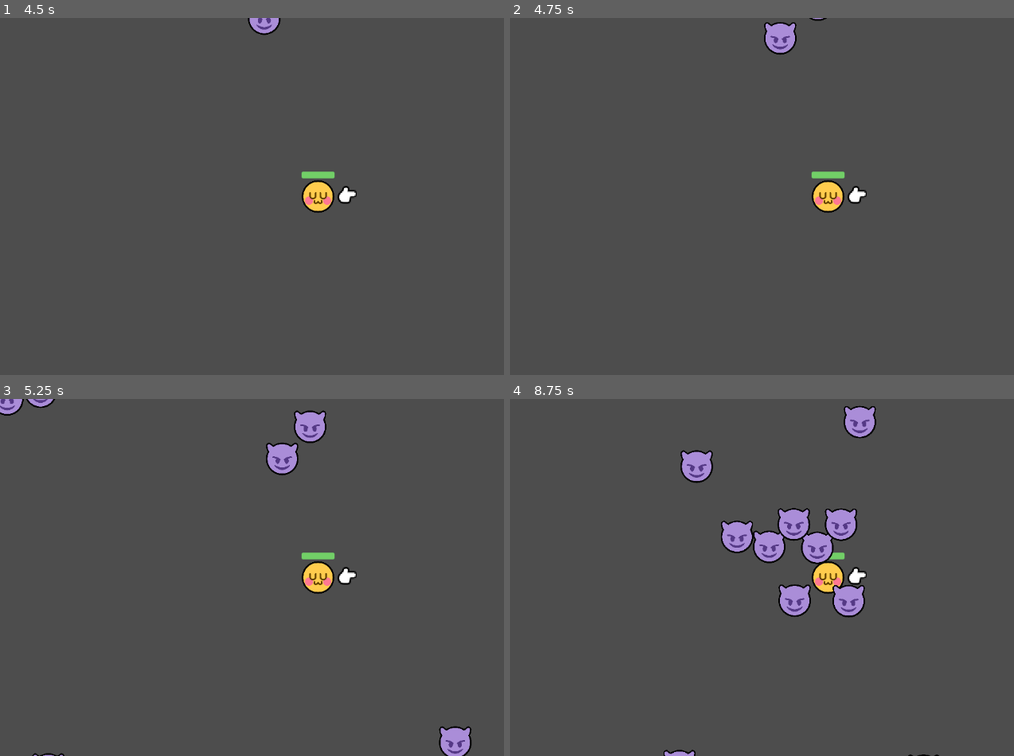
Above: before the commit, frames 1-4 (two rows, left to right).
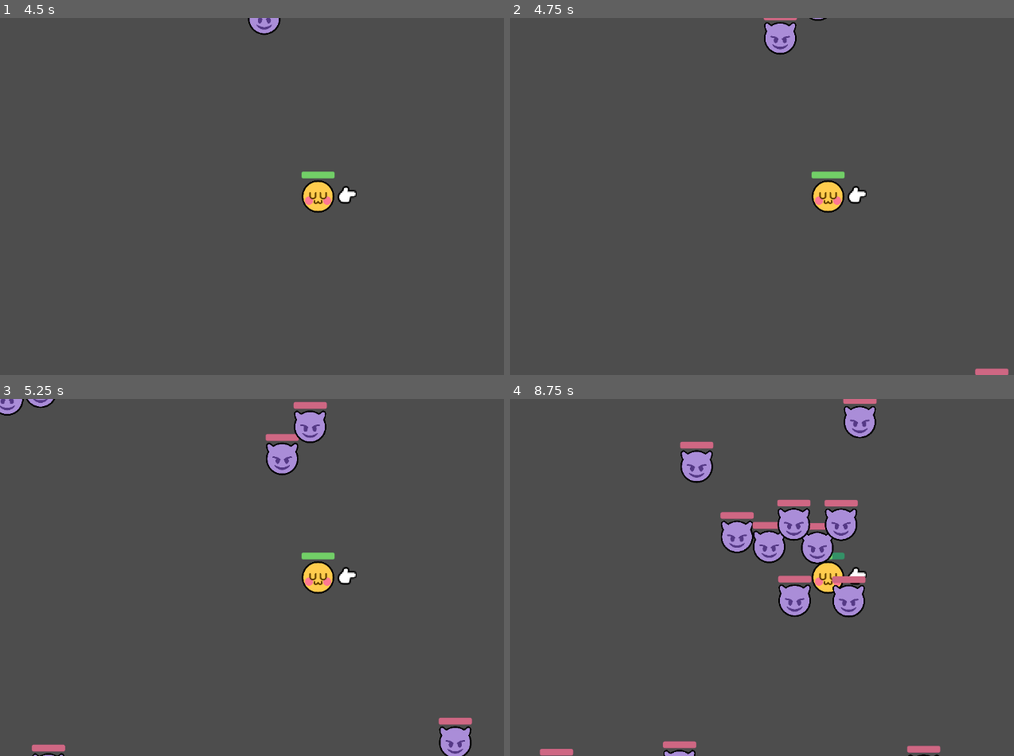
Above: after the commit, the same moments.

Repository: chlorinelungs/starblister
Game: Godot game, scene res://scenes/world-test.tscn
The game is run twice, just before and just after one commit, with the same random seed, the same clock (stepped at 60 frames per second) and the same inputs.
Inputs:
- Up to frame 1 (4.5 s): tap Enter at 0.5, 2, 3.5 s; tap Space at 1.25, 2.75, 4.25 s
- Up to frame 2 (4.75 s): no input
- Up to frame 3 (5.25 s): no input
- Up to frame 4 (8.75 s): no input

Frame 1 is identical in both runs. In frame 2, 0.2% of the frame differs, in the area x 50-99%, y 0-100%; in frame 3, 0.5%; in frame 4, 1.5%, in the area x 5-86%, y 0-100%.

Commit message:
added shooting, health mechaincs, and camera

Diff:
--- /dev/null
+++ b/Test.tscn
@@ -0,0 +1,10 @@
+[gd_scene load_steps=2 format=3 uid="uid://dnnka5th1gldj"]
+
+[ext_resource type="Texture2D" uid="uid://ocqr4kaowgws" path="res://icon.svg" id="1_mtyf4"]
+
+[node name="Node2D" type="Node2D"]
+
+[node name="Sprite2D" type="Sprite2D" parent="."]
+texture = ExtResource("1_mtyf4")
+
+[node name="Node2D" type="Node2D" parent="."]
--- /dev/null
+++ b/icon.svg
@@ -0,0 +1 @@
+<svg xmlns="http://www.w3.org/2000/svg" width="128" height="128"><rect width="124" height="124" x="2" y="2" fill="#363d52" stroke="#212532" stroke-width="4" rx="14"/><g fill="#fff" transform="translate(12.322 12.322)scale(.101)"><path d="M105 673v33q407 354 814 0v-33z"/><path fill="#478cbf" d="m105 673 152 14q12 1 15 14l4 67 132 10 8-61q2-11 15-15h162q13 4 15 15l8 61 132-10 4-67q3-13 15-14l152-14V427q30-39 56-81-35-59-83-108-43 20-82 47-40-37-88-64 7-51 8-102-59-28-123-42-26 43-46 89-49-7-98 0-20-46-46-89-64 14-123 42 1 51 8 102-48 27-88 64-39-27-82-47-48 49-83 108 26 42 56 81zm0 33v39c0 276 813 276 814 0v-39l-134 12-5 69q-2 10-14 13l-162 11q-12 0-16-11l-10-65H446l-10 65q-4 11-16 11l-162-11q-12-3-14-13l-5-69z"/><path d="M483 600c0 34 58 34 58 0v-86c0-34-58-34-58 0z"/><circle cx="725" cy="526" r="90"/><circle cx="299" cy="526" r="90"/></g><g fill="#414042" transform="translate(12.322 12.322)scale(.101)"><circle cx="307" cy="532" r="60"/><circle cx="717" cy="532" r="60"/></g></svg>
--- a/scenes/enemy.tscn
+++ b/scenes/enemy.tscn
@@ -29,7 +29,25 @@
 [sub_resource type="CircleShape2D" id="CircleShape2D_ykhq4"]
 radius = 30.0666
 
+[sub_resource type="StyleBoxFlat" id="StyleBoxFlat_wyf6b"]
+bg_color = Color(0.57, 0.2052, 0.42408, 1)
+corner_radius_top_left = 4
+corner_radius_top_right = 4
+corner_radius_bottom_right = 4
+corner_radius_bottom_left = 4
+
+[sub_resource type="StyleBoxFlat" id="StyleBoxFlat_kl3iy"]
+bg_color = Color(0.81, 0.405, 0.513, 1)
+border_color = Color(0.0993816, 0.00316196, 0.244959, 1)
+corner_radius_top_left = 3
+corner_radius_top_right = 3
+corner_radius_bottom_right = 3
+corner_radius_bottom_left = 3
+corner_detail = 4
+
 [node name="Enemy2D" type="CharacterBody2D"]
+collision_layer = 3
+collision_mask = 3
 script = ExtResource("1_vj54m")
 
 [node name="Imp" type="Sprite2D" parent="."]
@@ -43,3 +61,15 @@
 
 [node name="CollisionShape2D" type="CollisionShape2D" parent="."]
 shape = SubResource("CircleShape2D_ykhq4")
+
+[node name="HealthBar" type="ProgressBar" parent="."]
+unique_name_in_owner = true
+offset_left = -30.0
+offset_top = -45.0
+offset_right = 30.0
+offset_bottom = -33.0
+theme_override_styles/background = SubResource("StyleBoxFlat_wyf6b")
+theme_override_styles/fill = SubResource("StyleBoxFlat_kl3iy")
+max_value = 7.0
+value = 7.0
+show_percentage = false
--- a/scenes/player.tscn
+++ b/scenes/player.tscn
@@ -6,6 +6,9 @@
 
 [sub_resource type="CircleShape2D" id="CircleShape2D_1aqvw"]
 radius = 27.0
+
+[sub_resource type="CircleShape2D" id="CircleShape2D_iqsr3"]
+radius = 30.0
 
 [sub_resource type="StyleBoxFlat" id="StyleBoxFlat_rq8no"]
 bg_color = Color(0.2052, 0.57, 0.40584, 1)
@@ -22,9 +25,6 @@
 corner_radius_bottom_right = 3
 corner_radius_bottom_left = 3
 corner_detail = 4
-
-[sub_resource type="CircleShape2D" id="CircleShape2D_iqsr3"]
-radius = 29.0
 
 [node name="PlayerNode2D" type="CharacterBody2D"]
 script = ExtResource("1_wagvw")
@@ -58,7 +58,16 @@
 position = Vector2(-0.000100966, -15.0424)
 rotation = -1.57079
 
-[node name="HealthBar" type="ProgressBar" parent="."]
+[node name="Hurtbox2D" type="Area2D" parent="."]
+unique_name_in_owner = true
+collision_layer = 2
+collision_mask = 2
+
+[node name="HurtboxShape2D" type="CollisionShape2D" parent="Hurtbox2D"]
+shape = SubResource("CircleShape2D_iqsr3")
+debug_color = Color(0.947248, 5.0056e-06, 0.583987, 0.42)
+
+[node name="HealthBar" type="ProgressBar" parent="Hurtbox2D"]
 unique_name_in_owner = true
 offset_left = -30.0
 offset_top = -45.0
@@ -68,12 +77,3 @@
 theme_override_styles/fill = SubResource("StyleBoxFlat_sd6np")
 value = 100.0
 show_percentage = false
-
-[node name="Hurtbox2D" type="Area2D" parent="."]
-unique_name_in_owner = true
-collision_layer = 0
-collision_mask = 2
-
-[node name="HurtboxShape2D" type="CollisionShape2D" parent="Hurtbox2D"]
-shape = SubResource("CircleShape2D_iqsr3")
-debug_color = Color(0.947248, 5.0056e-06, 0.583987, 0.42)
--- a/scenes/world-test.tscn
+++ b/scenes/world-test.tscn
@@ -905,10 +905,10 @@
 
 [node name="PlayerNode2D" parent="." instance=ExtResource("1_ospp1")]
 
-[node name="Path2D" type="Path2D" parent="."]
+[node name="MobSpawnArea2D" type="Path2D" parent="PlayerNode2D"]
 curve = SubResource("Curve2D_5j4ds")
 
-[node name="PathFollow2D" type="PathFollow2D" parent="Path2D"]
+[node name="PathFollow2D" type="PathFollow2D" parent="PlayerNode2D/MobSpawnArea2D"]
 unique_name_in_owner = true
 position = Vector2(-1064, -607)
 rotation = -0.000865052
--- a/scripts/PlayerController.gd
+++ b/scripts/PlayerController.gd
@@ -23,6 +23,15 @@
 	%Pivot2D.rotation += joystick_rotation / turn_speed
 
 	velocity = velocity.limit_length(max_acceleration)
+
+	const DAMAGE := 10.0
+	var overlapping_mobs = %Hurtbox2D.get_overlapping_bodies()
+	if overlapping_mobs.size() > 0:
+		health -= DAMAGE * overlapping_mobs.size() * delta
+		%HealthBar.value = health
+		if health <= 0.0:
+			is_dead.emit()
+
 
 	if Input.is_action_pressed("shoot"):
 		velocity += shoot_vector * acceleration
@@ -60,14 +69,6 @@
 	else:
 		turn_speed = slow_turn_speed/2
 
-	const DAMAGE := 5.0
-	var overlapping_mobs = %Hurtbox2D.get_overlapping_bodies()
-	if overlapping_mobs.size() > 0:
-		health -= DAMAGE * overlapping_mobs.size() * delta
-		%HealthBar.value = health
-		if health <= 0.0:
-			is_dead.emit()
-
 
 	move_and_slide()
 
--- a/scripts/bullet.gd
+++ b/scripts/bullet.gd
@@ -8,10 +8,10 @@
 
 
 func _physics_process(delta: float) -> void:
-	const SPEED = 2500
-	const RANGE = 1200
+	const SPEED = 3000
+	const RANGE = 2200
 	var direction = Vector2.RIGHT.rotated(rotation)
-	position += direction * SPEED * delta
+	position += direction * SPEED * delta * randf()
 
 	travel_distance += SPEED * delta
 
--- a/scripts/enemy.gd
+++ b/scripts/enemy.gd
@@ -1,7 +1,7 @@
 extends CharacterBody2D
 
 var speed = 150
-var health = 10
+var health = 7
 
 @onready var player = get_node("/root/World2D/PlayerNode2D")
 
@@ -11,6 +11,7 @@
 	velocity = direction * speed
 	move_and_slide()
 
+	%HealthBar.value = health
 func take_damage():
 	health -= 1
 
Binary file added: icon.png
Not shown, added: icon.png.import
Not shown, added: icon.svg.import
Binary file added: images/godotwaka.png
Not shown, added: images/godotwaka.png.import
Binary file added: images/godotwaka2.png
Not shown, added: images/godotwaka2.png.import
Binary file added: images/icon.jpg
Not shown, added: images/icon.jpg.import
Not shown: 1 places in scenes/enemy.tscn that only renumber resources
Not shown, added: LICENSE
Not shown, added: README.md
